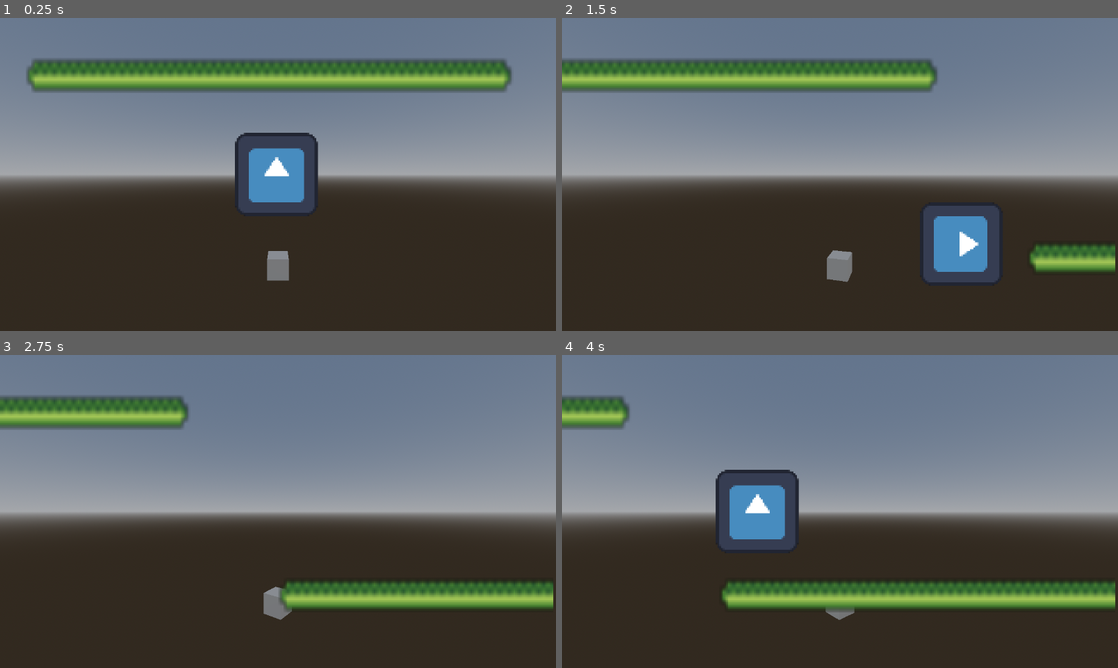
Above: before the commit, frames 1-4 (two rows, left to right).
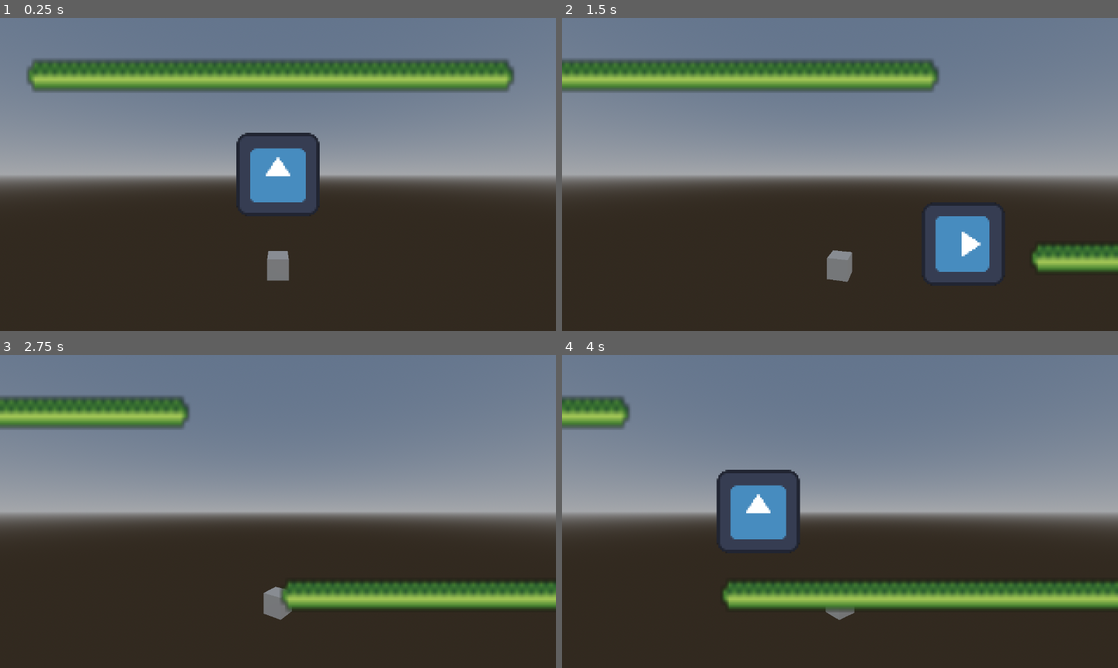
Above: after the commit, the same moments.

Repository: panorb/ludum-dare-55
Game: Godot game, scene res://game/game.tscn
Two runs of this game, one before a commit and one after it. Both use one fixed random seed, a clock stepped at 60 frames per second and the inputs below. The engine's default icon, where the game draws it, is replaced by a stand-in: a white triangle on a blue panel in a dark square.
Inputs (mouse positions are in pixels of both pictures, inside the frame that each line leads up to):
- Up to frame 1 (0.25 s): no input
- Up to frame 2 (1.5 s): tap Enter at 0.5 s; move the mouse to (962, 158) at 0.52 s; hold Right (ui_right) 0.53-1.28 s; click (962, 158) at 0.67 s; move the mouse to (728, 190) at 1.27 s; hold Down (ui_down) from 1.28 s (still down)
- Up to frame 3 (2.75 s): move the mouse to (333, 442) at 2.02 s; release Down (ui_down) at 2.03 s; hold Right (ui_right) from 2.03 s (still down)
- Up to frame 4 (4 s): move the mouse to (812, 574) at 2.77 s; release Right (ui_right) at 2.78 s; hold Up (ui_up) 2.78-3.53 s; click (812, 574) at 2.92 s; move the mouse to (1006, 558) at 3.52 s; hold Left (ui_left) from 3.53 s (still down)

The runs differ from the first frame. In frame 1, 0.5% of the frame differs, in the area x 42-93%, y 13-62%; in frame 2, 0.5%, in the area x 65-100%, y 14-85%; in frame 3, 0.1%; in frame 4, 0.4%.

Commit message:
Even more fiddling with aspect ratios

Diff:
--- a/godot/game/game.gd
+++ b/godot/game/game.gd
@@ -19,8 +19,8 @@
 	#		print(level_viewport.get_mouse_position())
 
 func _ready():
-	# _on_window_size_changed()
-	# get_tree().get_root().size_changed.connect(_on_window_size_changed)
+	_on_window_size_changed()
+	get_tree().get_root().size_changed.connect(_on_window_size_changed)
 	level.viewport_size = level_viewport.size
 
 
--- a/godot/game/game.tscn
+++ b/godot/game/game.tscn
@@ -57,10 +57,9 @@
 anchor_bottom = 1.0
 grow_horizontal = 2
 grow_vertical = 2
-scale = Vector2(0.995021, 1)
 texture = SubResource("ViewportTexture_f6hiq")
 expand_mode = 3
-stretch_mode = 5
+stretch_mode = 6
 
 [node name="LevelViewport" type="SubViewport" parent="LevelTexture"]
 unique_name_in_owner = true
